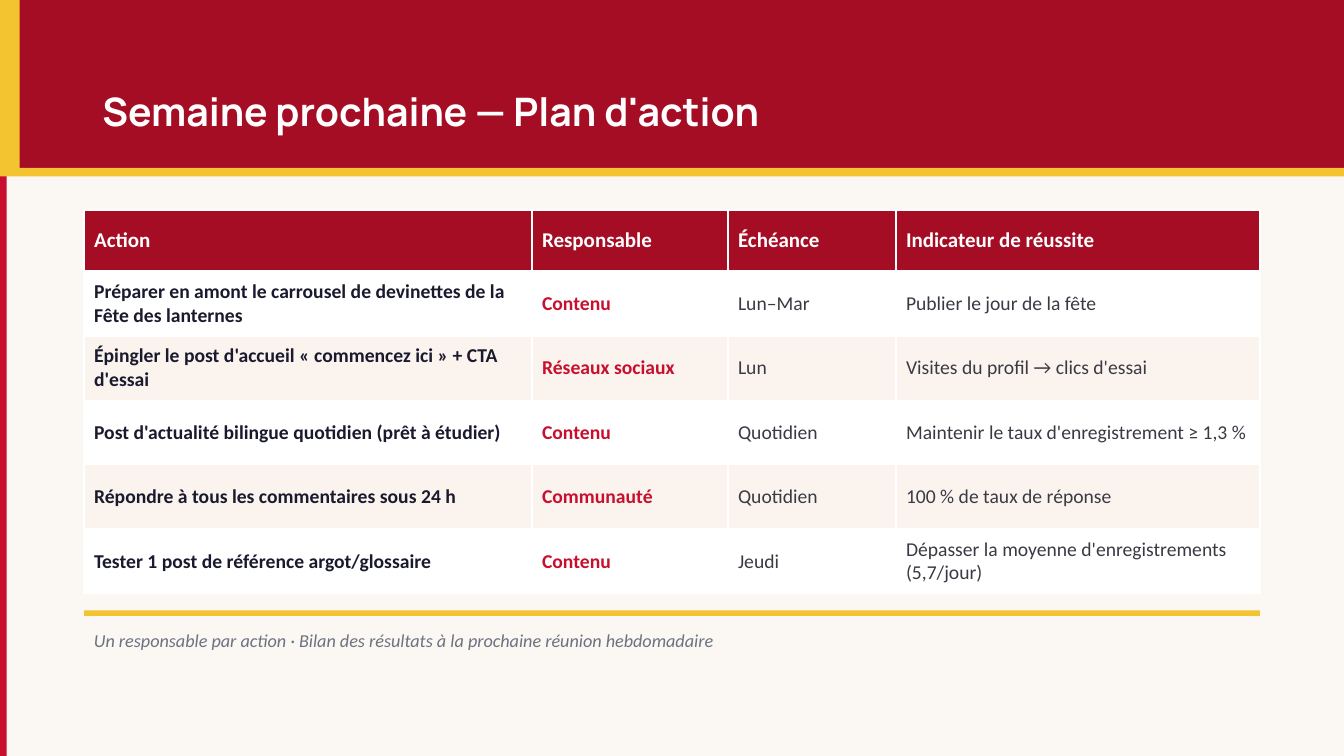
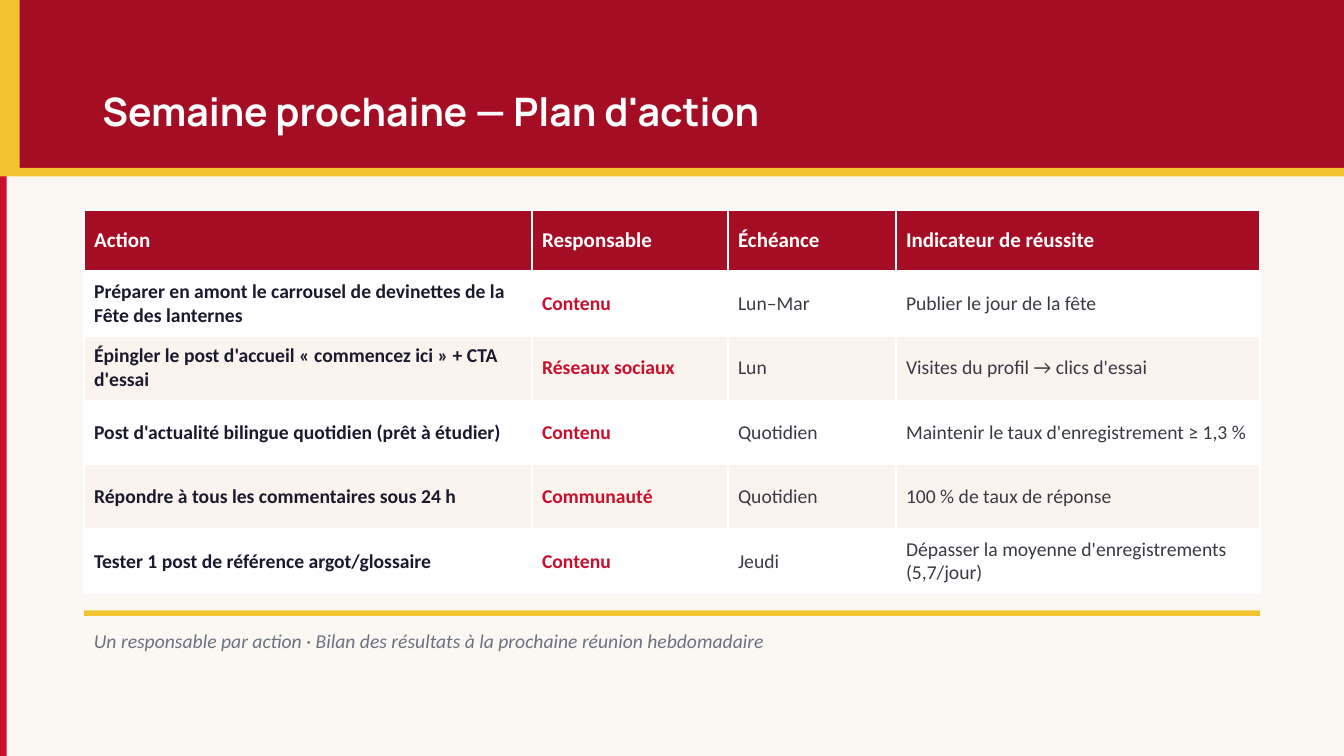
Before and after one commit to yu-ting-alice-tseng/portfolio, a slide deck: slide 7 of assets/Engoo_Weekly Report_FR.pptx. Drawn at 1344x756 pixels with LibreOffice and Linux fonts; fonts in the diff are those of the drawing. Boxes give left, top, right and bottom in pixels: in the first picture for what was removed or moved away, otherwise in the second. Text is boxed around its words. In the diff, an @@ line names an element or a change of style, - is before the commit and + after.

```diff
--- a/assets/Engoo_Weekly Report_FR.pptx
+++ b/assets/Engoo_Weekly Report_FR.pptx
@@ text "Un responsable par action · ..." at <box>94,634,763,651</box>: size 13 to 14 pt @@
```
Also in this commit, not shown: 5 other slides changed, 24 other files.
